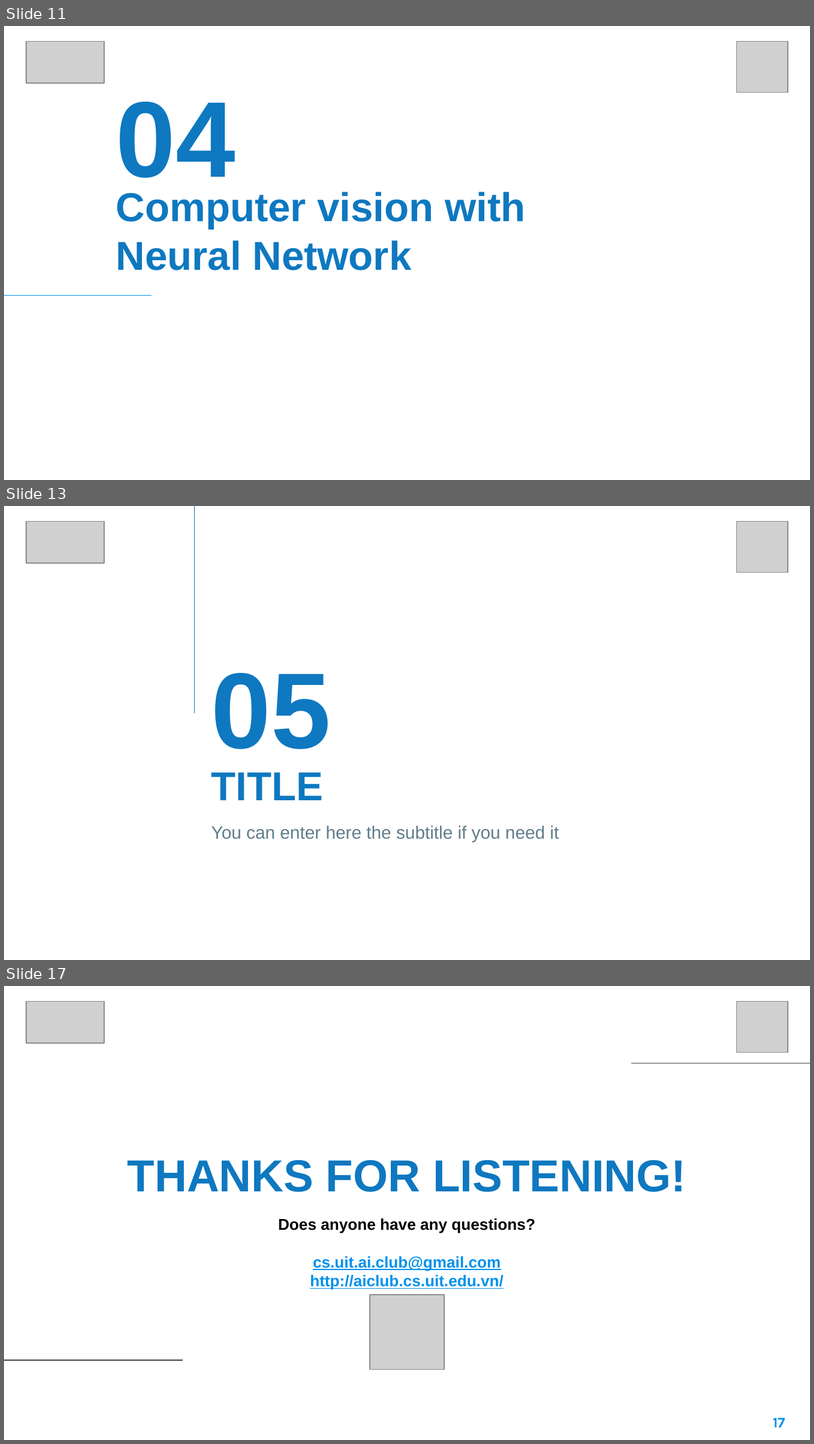
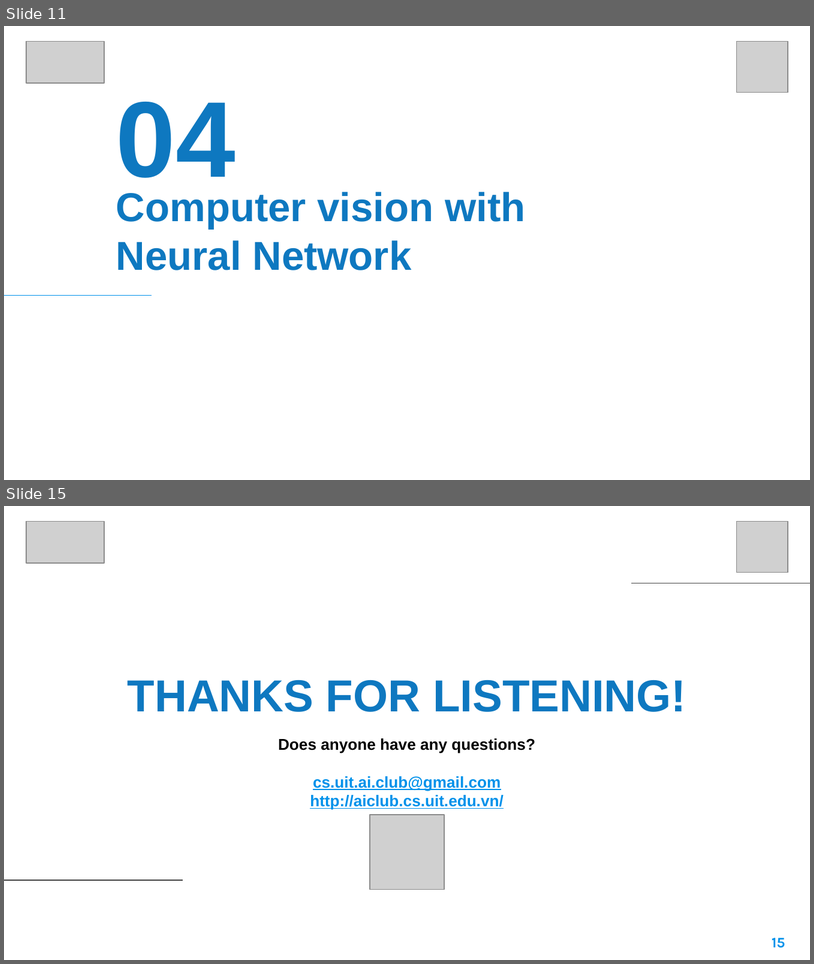
Before and after one commit to VinhDevNguyen/Tensorflow_Seminar, a slide deck: 1_Introduction_To_TF/Week_2/Slide/An_Introduction_to_computer_vision.pptx. Shown one above the other, each under a label of ours: slides 11, 13 and 17 before the commit, slides 11 and 15 after it; the slides between them are not shown. The pictures are 814x1444 and 814x964 pixels, drawn with LibreOffice and Linux fonts; fonts in the diff are those of the drawing; grey boxes stand for pictures; background and template pictures are left out. Boxes give left, top, right and bottom in pixels: in the first picture for what was removed or moved away, otherwise in the second. Text is boxed around its words. In the diff, an @@ line names an element or a change of style, - is before the commit and + after.

```diff
--- a/1_Introduction_To_TF/Week_2/Slide/An_Introduction_to_computer_vision.pptx
+++ b/1_Introduction_To_TF/Week_2/Slide/An_Introduction_to_computer_vision.pptx
@@ slide 13 removed at box(4, 506, 810, 960), background picture (left out) @@
@@ picture removed at box(27, 522, 105, 563) @@
@@ line removed from (194, 506) to (194, 713) @@
@@ picture removed at box(737, 522, 789, 573) @@
@@ text removed at box(212, 673, 331, 749) @@
-05
@@ title removed at box(212, 772, 323, 800) @@
-TITLE
@@ subtitle removed at box(212, 825, 559, 841) @@
-You can enter here the subtitle if you need it
@@ what was slide 17 is now slide 15 @@
@@ page number at box(772, 937, 786, 948): text changed @@
-17
+15
```
Also in this commit, not shown: 2 slides changed, 2 slides added, 3 other slides removed.
